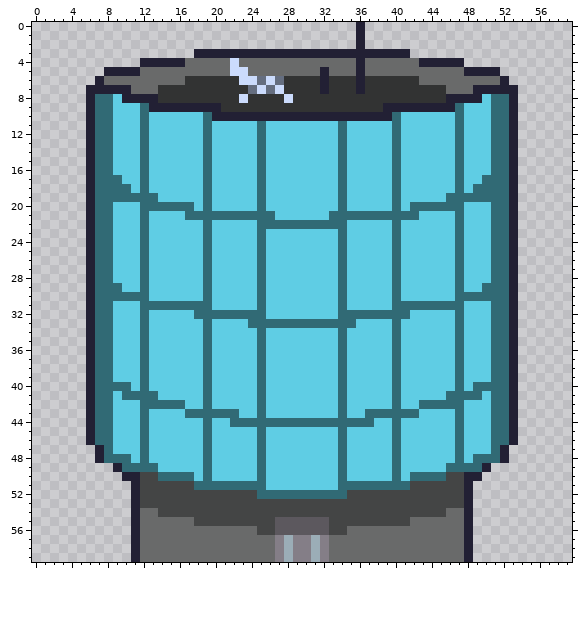
Pixel-art sprite: images/titleScreen/buildings/building5.png. Above: the version before the commit.
The file is 60x60 pixels. Colours within 5 levels of each other are drawn and written as one.
And afterwards:
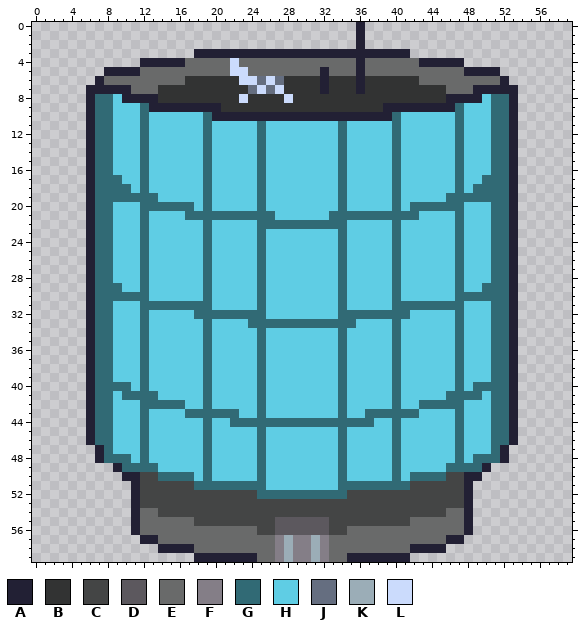
Palette (. is transparent): A #222034  B #323333  C #444545  D #5c585e  E #696a6a  F #847e87  G #316a75  H #5fcde4  J #656e80  K #9badb7  L #cbdbfc
Changes in this commit:
Colour E gives way to colour A in row 57 at x 12 to 13 and 46 to 47; in row 58 at x 14 to 17 and 42 to 45; in row 59 at x 18 to 24 and 35 to 41.
The author cleared colour A in rows 57 to 59 at x 11 and 48.
The author cleared colour E in row 58 at x 12 to 13 and 46 to 47; in row 59 at x 12 to 17 and 42 to 47.
